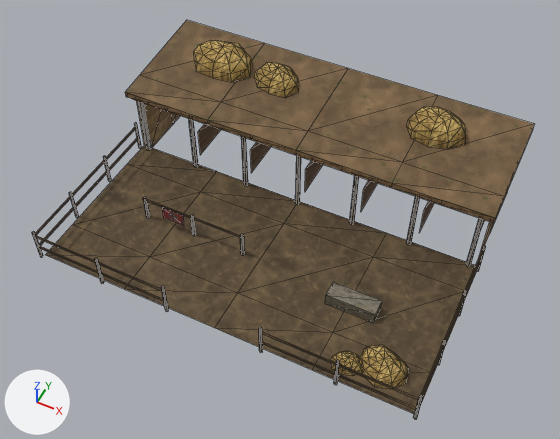
An edit to the glTF model ordo/assets/models/kokand/otxona.glb, drawn before and after from the same camera.
One viewpoint serves both versions: a 50 mm camera at (9.42, -19.22, 24.17) aimed at (0.31, -1.0, 1.4). Arrows for +X, +Y and +Z are at lower left; the lights stay in place. The older version comes first. Mesh edges are drawn as thin lines. Vertices at exactly the same position are counted once.

The first picture shows 'Ground', 'Otxona'.
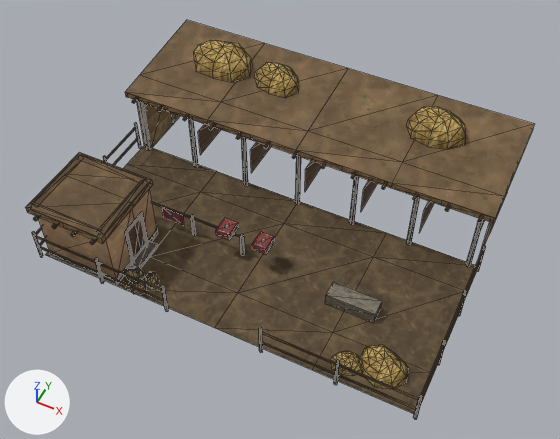
Where the change shows, as pixel boxes [x1, y1, x2, y2] in the pictures (560 x 439 px):
```json
{"object": "Otxona", "change": "reshaped", "before": [32, 20, 534, 419], "after": [25, 20, 534, 419]}
{"part": 1, "of": "me_otxona", "change": "added", "after": [216, 217, 239, 240]}
{"part": 2, "of": "me_otxona", "change": "added", "after": [252, 231, 275, 254]}
{"part": 3, "of": "me_otxona", "change": "added", "after": [25, 153, 159, 294], "on screen": "brown"}
{"part": 4, "of": "me_otxona", "change": "added", "after": [132, 98, 483, 223]}
```

The change, as JSON lines over the scene's bpy script:
```json
{"block": "me_otxona", "where": "# used by ob_otxona; location = (0.0, 0.0, 0.0)"}
{"op": "remove", "block": "me_otxona", "code": "me_otxona.from_pydata(...)  # 725 vertices, 881 faces; spans x -8.0..8.0, y -6.0..6.1, z 0.0..4.6"}
{"op": "add", "block": "me_otxona", "code": "me_otxona.from_pydata(...)  # 1155 vertices, 1432 faces; spans x -8.0..8.0, y -6.1..6.1, z 0.0..4.6"}
{"block": "me_otxona", "change": "me_otxona part 1: the loose piece of 8 vertices spanning x 3.2..5.2, y -3.0..-2.2, z 0.0..0.6 is copied, and the copy is scaled about its middle by (0.3, 1.07, 0.545), then moved by (-5.6, 0.4, 0.9); it spans x -1.7..-1.1, y -2.6..-1.8, z 1.0..1.4"}
{"block": "me_otxona", "change": "me_otxona part 2: the loose piece of 8 vertices spanning x 3.2..5.2, y -3.0..-2.2, z 0.0..0.6 is copied, and the copy is scaled about its middle by (0.3, 1.07, 0.545), then moved by (-4.0, 0.4, 0.9); it spans x -0.1..0.5, y -2.6..-1.8, z 1.0..1.4"}
{"block": "me_otxona", "change": "me_otxona part 3: 229 vertices added at x -7.7..-2.9, y -6.1..-2.7, z 0.0..3.2"}
{"block": "me_otxona", "change": "me_otxona part 4: 145 vertices added at x -7.6..7.6, y 0.8..1.7, z 3.0..3.2"}
{"block": "me_otxona", "change": "other edits to the shape of me_otxona do not show in these pictures"}
```
